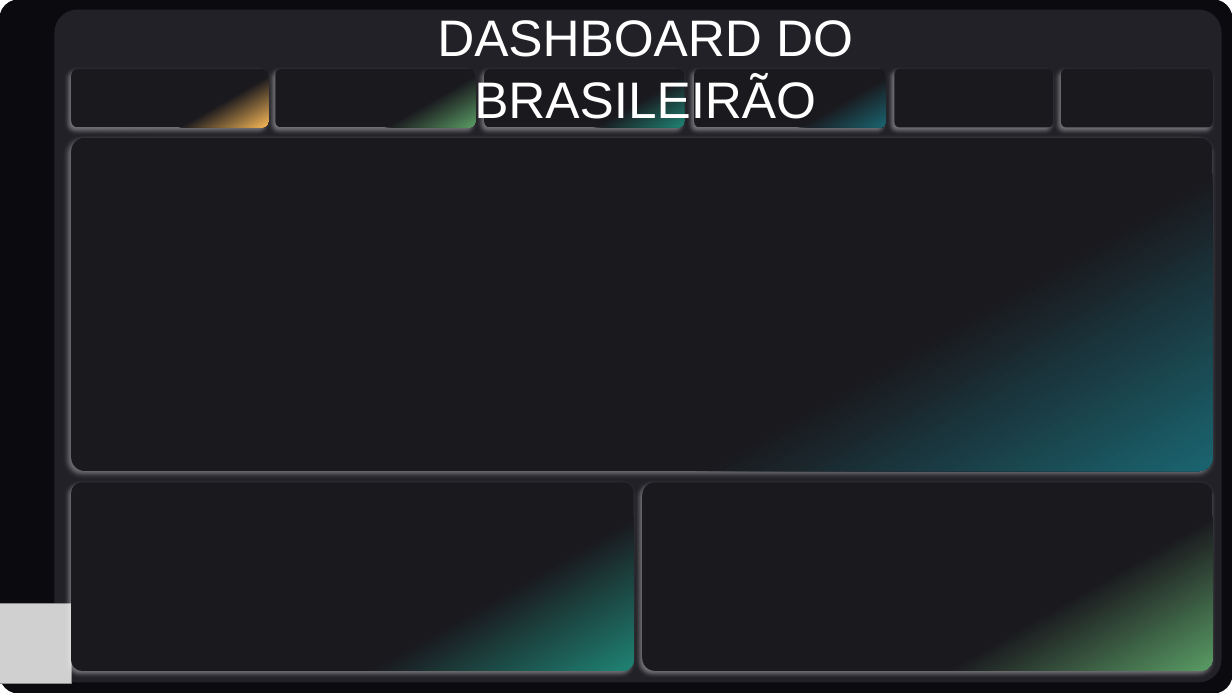
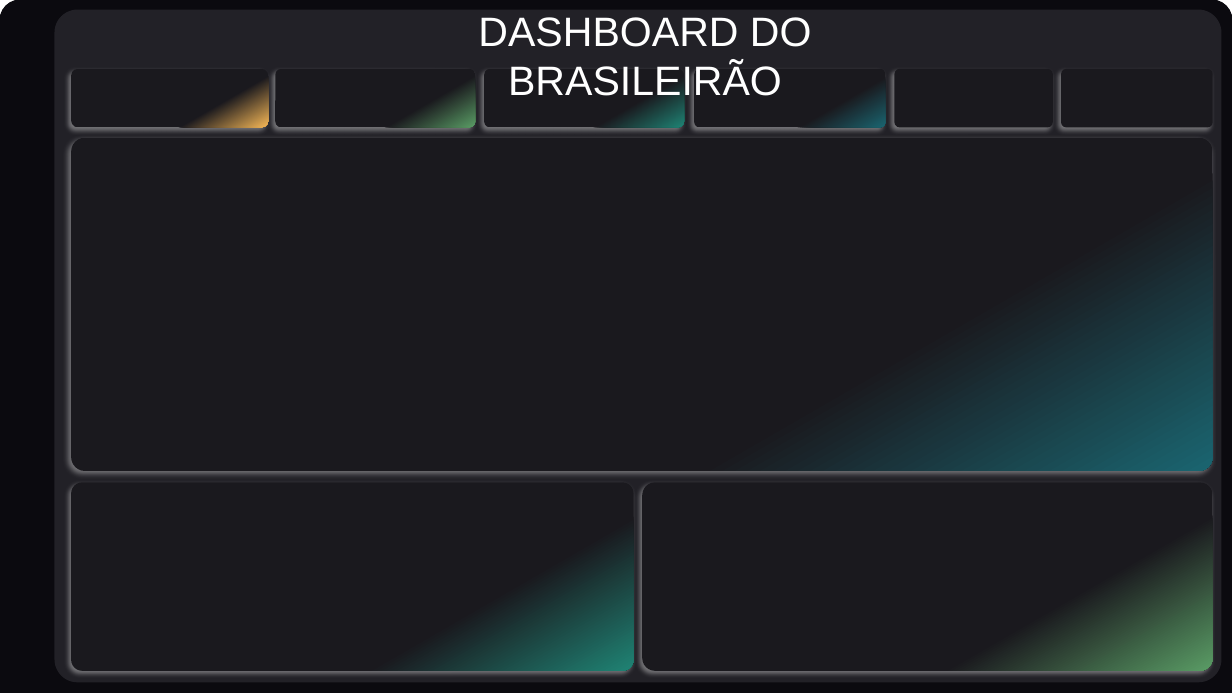
Before and after one commit to valdenio458/desafio-datadriven-futebol, a slide deck: slide 1 of Plano de Fundo.pptx. Drawn at 1232x693 pixels with LibreOffice and Linux fonts; fonts in the diff are those of the drawing; grey boxes stand for pictures. Boxes give left, top, right and bottom in pixels: in the first picture for what was removed or moved away, otherwise in the second. Text is boxed around its words. In the diff, an @@ line names an element or a change of style, - is before the commit and + after.

```diff
--- a/Plano de Fundo.pptx
+++ b/Plano de Fundo.pptx
@@ text "DASHBOARD DO BRASILEIRÃO" at <box>478,17,812,104</box>: size 40 to 32 pt @@
@@ picture removed at <box>0,604,71,683</box> @@
```
Also in this commit, not shown: 4 other files.
